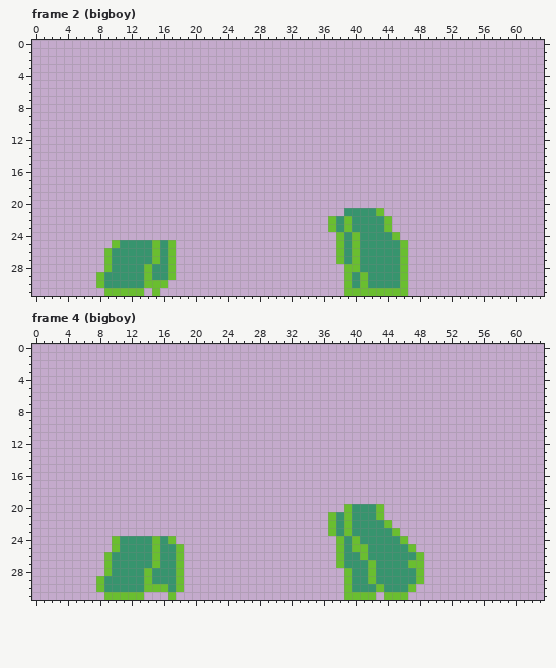
Pixel-art file: assets/bunnyhop/turtle.aseprite. The first picture shows the starting point.
64x32 pixels, 8 frames. Shown: frame 2 (bigboy), frame 4 (bigboy). The commit also changed other frames, which this record leaves out.
Once edited:
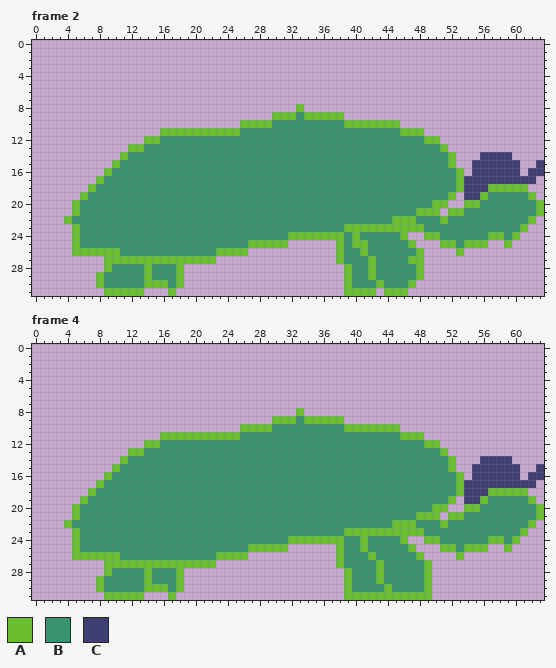
Palette (. is transparent): A #6abe30  B #37946e  C #3f3f74
Change:
layer "feetback" now hidden
layer "feetfront" now shown
layer "head" now shown
layer "shell" now shown
Changed rows in their new state; - is an unchanged pixel.
Frame 2:
first column x 4:
 8 -----------------------------A------------------------------
 9 --------------------------AAABAAAAA-------------------------
10 ----------------------AAAABBBBBBBBBAAAAAAA------------------
11 ------------AAAAAAAAAABBBBBBBBBBBBBBBBBBBBAAA---------------
12 ----------AABBBBBBBBBBBBBBBBBBBBBBBBBBBBBBBBBAA-------------
13 --------AABBBBBBBBBBBBBBBBBBBBBBBBBBBBBBBBBBBBBA------------
14 -------ABBBBBBBBBBBBBBBBBBBBBBBBBBBBBBBBBBBBBBBBA---CCCC----
15 ------ABBBBBBBBBBBBBBBBBBBBBBBBBBBBBBBBBBBBBBBBBA--CCCCCC--C
16 -----ABBBBBBBBBBBBBBBBBBBBBBBBBBBBBBBBBBBBBBBBBBBA-CCCCCC-CC
17 ----ABBBBBBBBBBBBBBBBBBBBBBBBBBBBBBBBBBBBBBBBBBBBACCCCCCCCC-
18 ---ABBBBBBBBBBBBBBBBBBBBBBBBBBBBBBBBBBBBBBBBBBBBBACCCAAAAA--
19 --ABBBBBBBBBBBBBBBBBBBBBBBBBBBBBBBBBBBBBBBBBBBBBA-CCABBBBBA-
20 -ABBBBBBBBBBBBBBBBBBBBBBBBBBBBBBBBBBBBBBBBBBBBAA--AABBBBBBBA
21 -ABBBBBBBBBBBBBBBBBBBBBBBBBBBBBBBBB----BBBBBAAA-AABBBBBBBBBA
22 ABBBBBBBBBBBBBBBBBBBBBBBBBBBBBBBBB-B----BAAABBBABBBBBBBBBBA-
23 -ABBBBBBBBBBBBBBBBBBBBBBBBBBBBBBBB--AAAA-AAAABBBBBBBBBBBBA--
24 -ABBBBBBBBBBBBBBBBBBBBBBBBBBAAAAAA-------BA--AABBBBBBAABA---
25 -ABBBBB----B-BBBBBBBBBBAAAAA---------A----BA---AABAAA--A----
26 -AAAA-A----B-BBBBBBAAAA-------------BA----BBA----A----------
27 ------AAAAA-A-AAAAA-----------------B-A---BAA---------------
28 -------------BA---------------------B-A---BBA---------------
29 -------------BA----------------------BA---BBA---------------
30 -------------BA----------------------B-A--BA----------------
31 -----------.-A-------------------------.--------------------
Frame 4, layers "shell", "head", "feetfront":
first column x 4:
 8 -----------------------------A------------------------------
 9 --------------------------AAABAAAAA-------------------------
10 ----------------------AAAABBBBBBBBBAAAAAAA------------------
11 ------------AAAAAAAAAABBBBBBBBBBBBBBBBBBBBAAA---------------
12 ----------AABBBBBBBBBBBBBBBBBBBBBBBBBBBBBBBBBAA-------------
13 --------AABBBBBBBBBBBBBBBBBBBBBBBBBBBBBBBBBBBBBA------------
14 -------ABBBBBBBBBBBBBBBBBBBBBBBBBBBBBBBBBBBBBBBBA---CCCC----
15 ------ABBBBBBBBBBBBBBBBBBBBBBBBBBBBBBBBBBBBBBBBBA--CCCCCC--C
16 -----ABBBBBBBBBBBBBBBBBBBBBBBBBBBBBBBBBBBBBBBBBBBA-CCCCCC-CC
17 ----ABBBBBBBBBBBBBBBBBBBBBBBBBBBBBBBBBBBBBBBBBBBBACCCCCCCCC-
18 ---ABBBBBBBBBBBBBBBBBBBBBBBBBBBBBBBBBBBBBBBBBBBBBACCCAAAAA--
19 --ABBBBBBBBBBBBBBBBBBBBBBBBBBBBBBBBBBBBBBBBBBBBBA-CCABBBBBA-
20 -ABBBBBBBBBBBBBBBBBBBBBBBBBBBBBBBBBB---BBBBBBBAA--AABBBBBBBA
21 -ABBBBBBBBBBBBBBBBBBBBBBBBBBBBBBBB-B---BBBBBAAA-AABBBBBBBBBA
22 ABBBBBBBBBBBBBBBBBBBBBBBBBBBBBBBBB-B----BAAABBBABBBBBBBBBBA-
23 -ABBBBBBBBBBBBBBBBBBBBBBBBBBBBBBBB--AAAAA-AAABBBBBBBBBBBBA--
24 -ABBBBB----B-BBBBBBBBBBBBBBBAAAAAA--BA-------AABBBBBBAABA---
25 -ABBBBB----B--BBBBBBBBBAAAAA--------B----------AABAAA--A----
26 -AAAA-A----B--BBBBBAAAA--------------BA----------A----------
27 ------AAAAA-AA-AAAA-------------------BA---BBA--------------
28 --------------------------------------BA----BA--------------
29 --------------------------------------BA----BA--------------
30 ---------------------------------------BA--BBA--------------
31 ---------------------------------------A---AAA--------------
